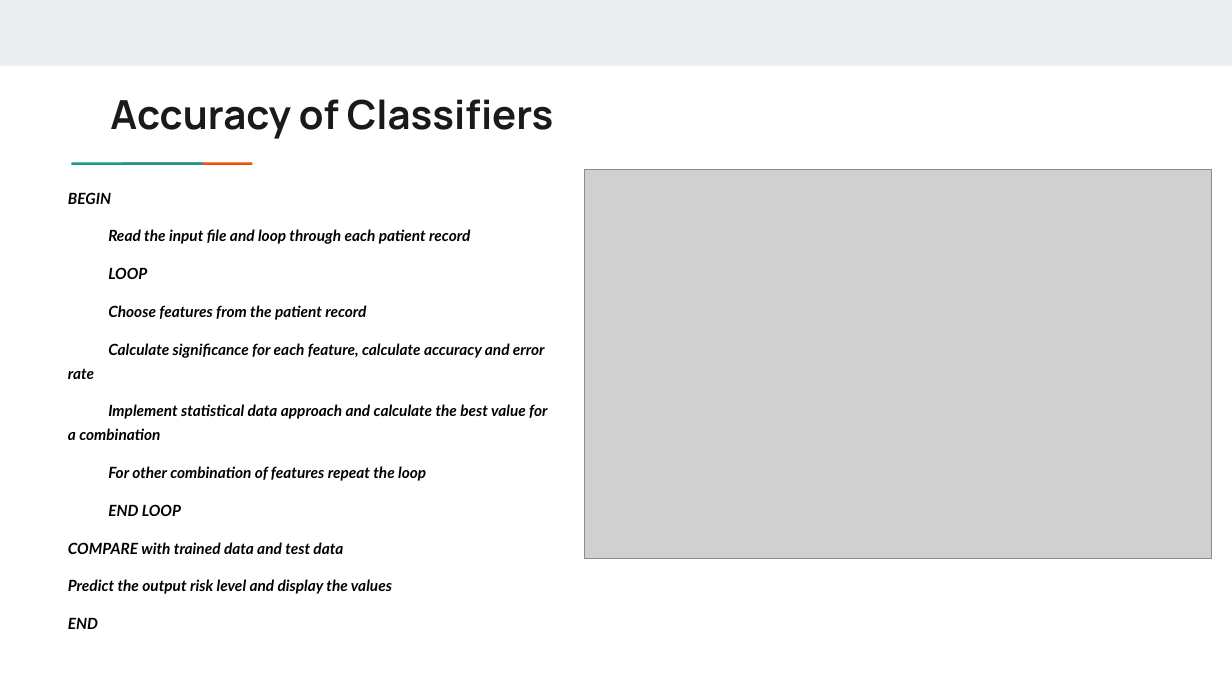
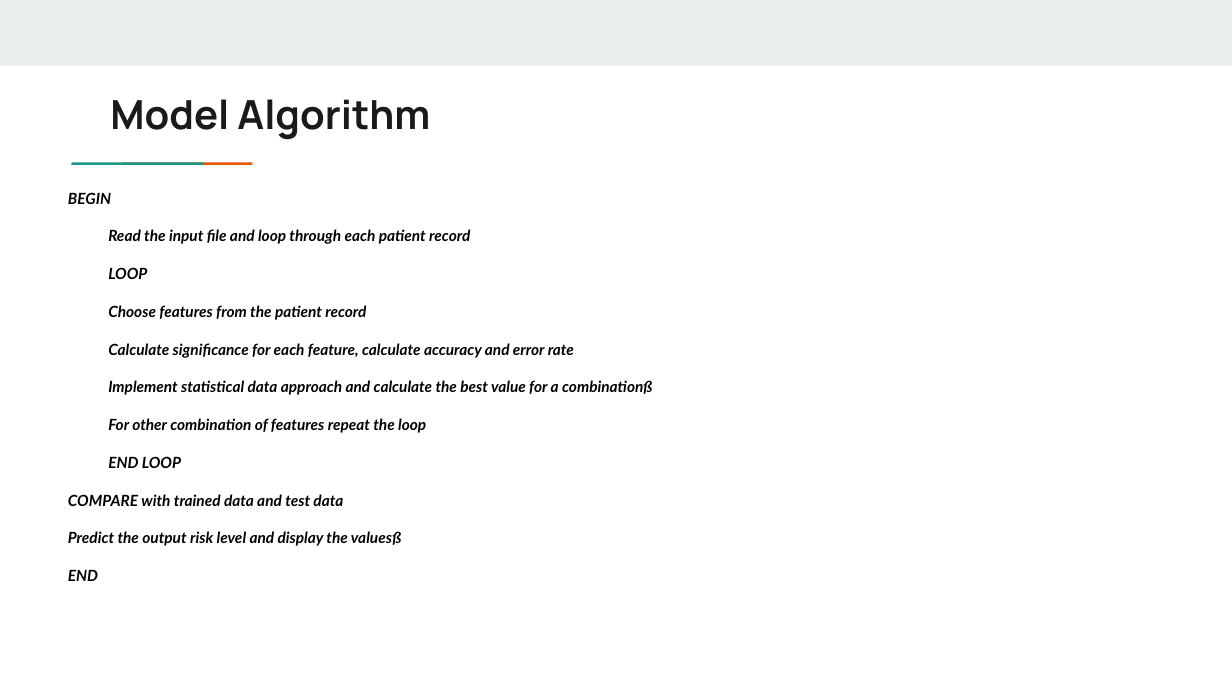
Before and after one commit to mkaturiusd24/USDIntroToAIGroup1, a slide deck: slide 8 of Maternal Health Risk Final Project.pptx (slide 6 before the commit). Drawn at 1232x693 pixels with LibreOffice and Linux fonts; fonts in the diff are those of the drawing; grey boxes stand for pictures. Boxes give left, top, right and bottom in pixels: in the first picture for what was removed or moved away, otherwise in the second. Text is boxed around its words. In the diff, an @@ line names an element or a change of style, - is before the commit and + after.

Commit message:
Add files via upload
updated slides 4 -10

```diff
--- a/Maternal Health Risk Final Project.pptx
+++ b/Maternal Health Risk Final Project.pptx
@@ title at bbox=[110, 99, 430, 140]: text changed @@
-Accuracy of Classifiers
+Model Algorithm
@@ picture removed at bbox=[585, 170, 1212, 558] @@
@@ text at bbox=[108, 380, 652, 395]: text changed @@
-Implement statistical data approach and calculate the best value for a combination
+Implement statistical data approach and calculate the best value for a combinationß
@@ text at bbox=[68, 531, 401, 546]: text changed @@
-Predict the output risk level and display the values
+Predict the output risk level and display the valuesß
```
Also in this commit, not shown: 1 other slide changed, 3 slides added.
